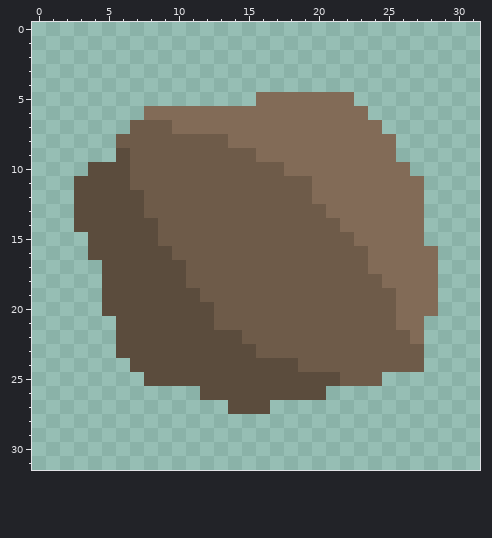
Two states of a pixel-art sprite, sprites/items/polonium.png. The first picture shows the starting point.
The file is 32x32 pixels.
The result:
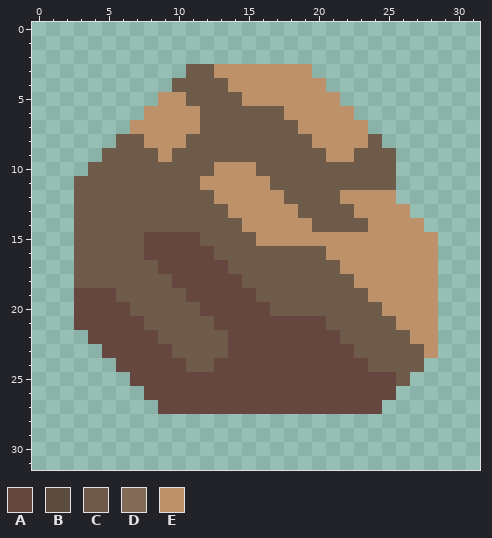
Palette (. is transparent): A #65473f  B #5b4c3d  C #6e5b49  D #826b57  E #bd916a
Diff:
Changed rows in their new state; - is an unchanged pixel.
first column x 3:
 3 --------CCEEEEEEE---------
 4 -------CCCCEEEEEEE--------
 5 ------EECCCCEEEEEEE.------
 6 -----EEEECCCCCCEEEEE.-----
 7 ----EEEEECCCCCCCEEEEE.----
 8 -----EEE---CCCCCCEEEEC.---
 9 --CC--E------CCCCCEECCC---
10 -CCC------EEE--CCCCCCCC.--
11 CCCC-----EEEEE---CCCCCC..-
12 CCCCC-----EEEEE--CCEEEE..-
13 CCCCC------EEEEE--CCEEEE.-
14 CCCCCC------EEEEE--CCEEEE-
15 CCCCCAAAA----EEEEEEEEEEEEE
16 CCCCCAAAAA--------EEEEEEEE
17 CCCCCCAAAAA--------EEEEEEE
18 CCCCCCCAAAAA--------EEEEEE
19 AAACCCCCAAAAA--------EEEEE
20 AAAACCCCCAAAAA--------EEEE
21 AAAAACCCCCAAAAAAAA-----EEE
22 -AAAAACCCCCAAAAAAAA-----EE
23 --AAAAACCCCAAAAAAAAA-----E
24 ---AAAAACCAAAAAAAAAAA-----
25 ----AAAAAAAAAAAAAAAAAAAC--
26 -----AAAAAAAAAAAAAAAAAA---
27 ------AAAAAAAAAAAAAAAA----
Pixel boxes of the changes (left, top, right, bottom) in both pictures:
changed: (74, 64, 438, 414)
